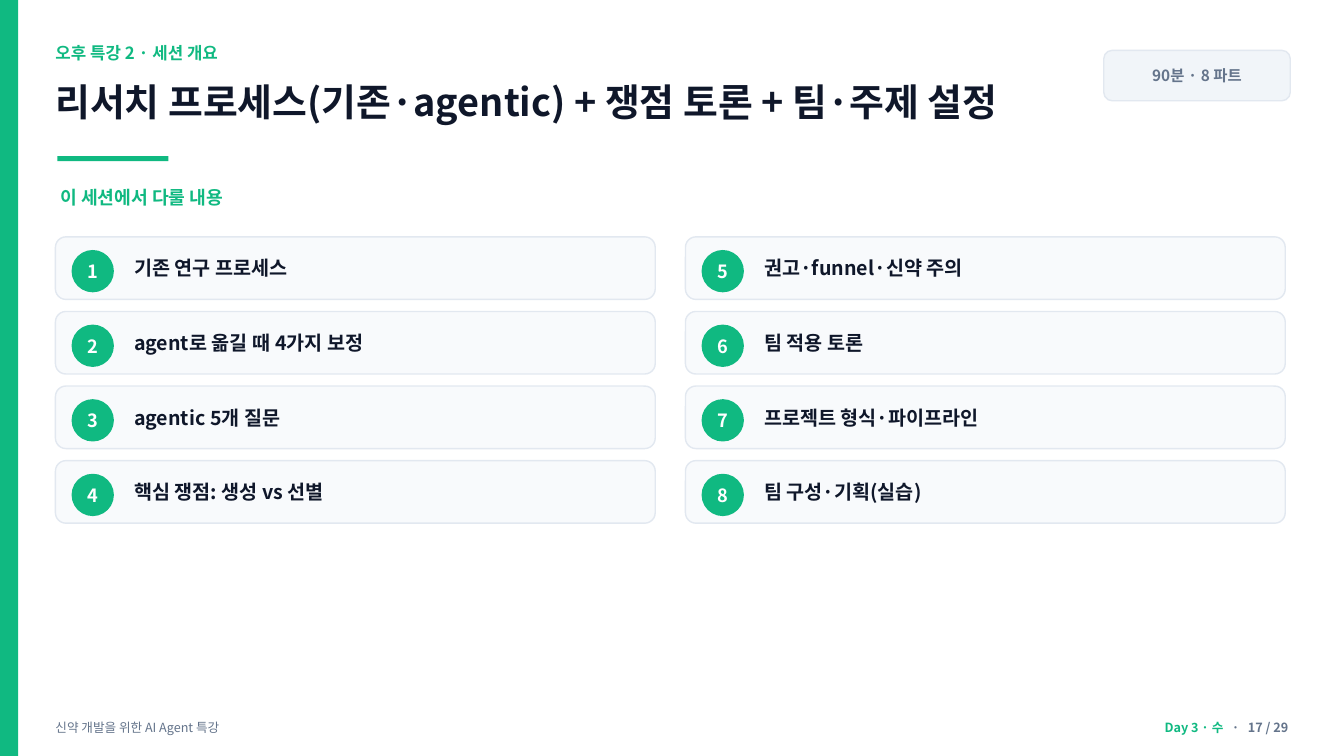
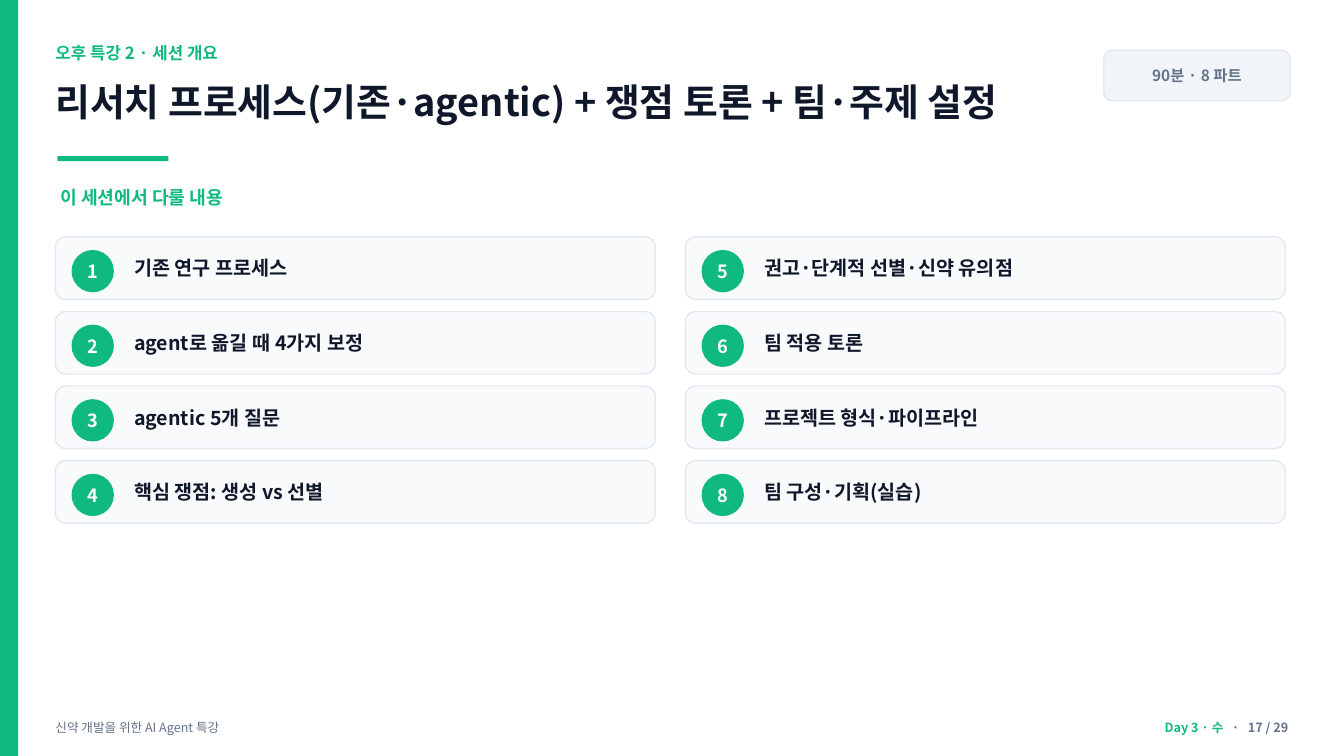
Before and after one commit to jyshin-22/wku-ai-agent-program, a slide deck: slide 17 of slides/day3.pptx. Drawn at 1344x756 pixels with LibreOffice and Linux fonts; fonts in the diff are those of the drawing. Boxes give left, top, right and bottom in pixels: in the first picture for what was removed or moved away, otherwise in the second. Text is boxed around its words. In the diff, an @@ line names an element or a change of style, - is before the commit and + after.

```diff
--- a/slides/day3.pptx
+++ b/slides/day3.pptx
@@ text at (x1=764, y1=258, x2=1013, y2=277): text changed @@
-권고·funnel·신약 주의
+권고·단계적 선별·신약 유의점
```
Also in this commit, not shown: 2 other slides changed, 8 other files.
